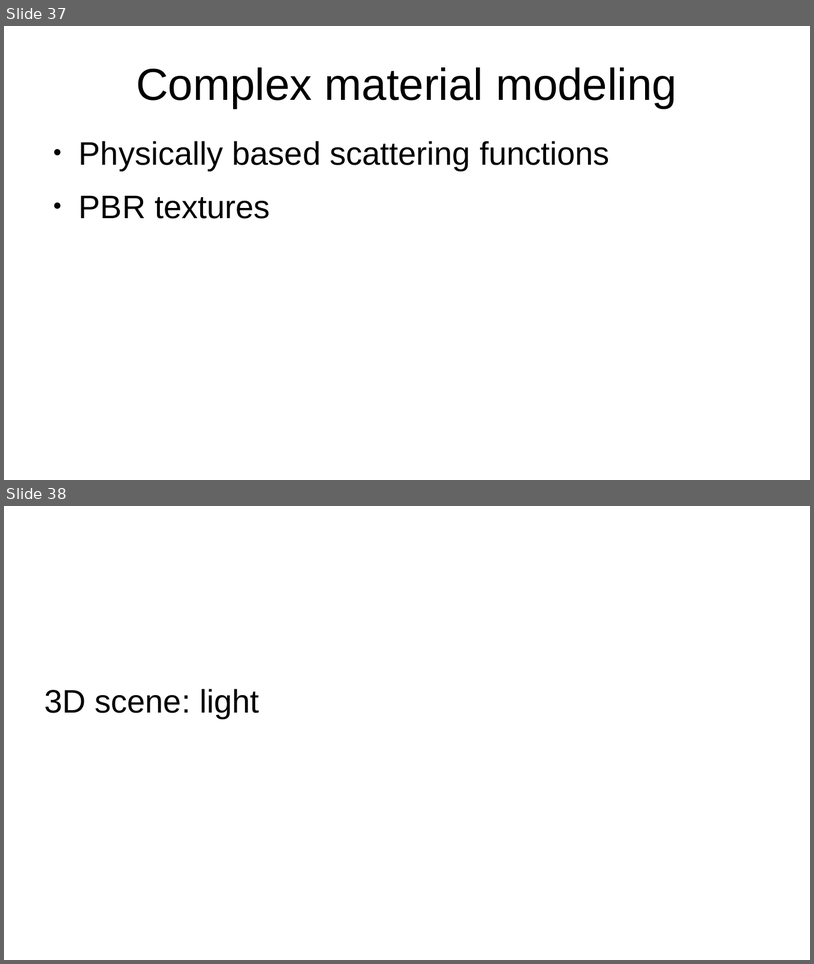
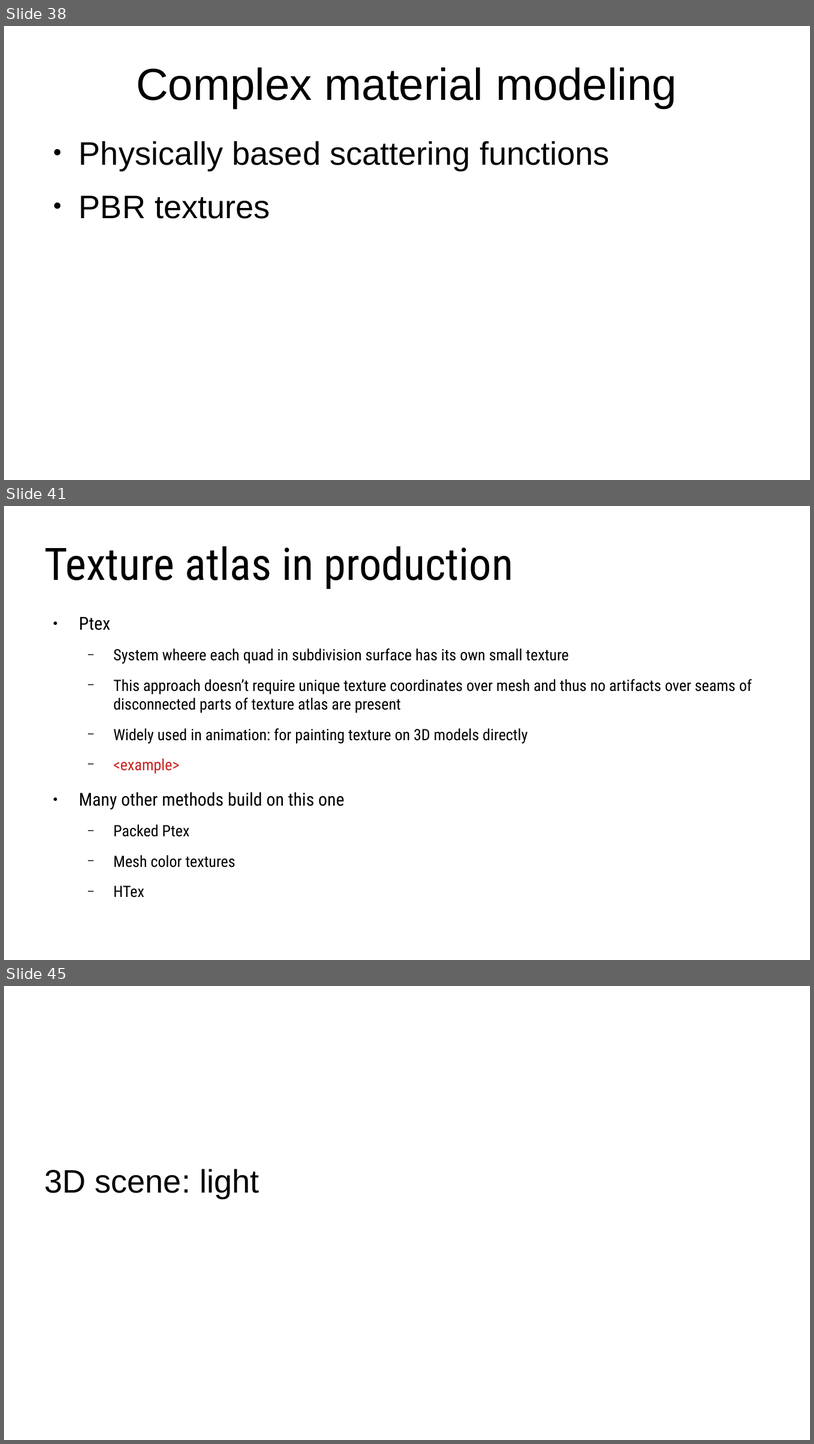
Before and after one commit to lorentzo/IntroductionToComputerGraphics, a slide deck: lectures/6_more_3D_scene/1_intro.odp. Shown one above the other, each under a label of ours: slides 37 and 38 before the commit, slides 38, 41 and 45 after it; the slides between them are not shown. The pictures are 814x964 and 814x1444 pixels, drawn with LibreOffice and Linux fonts; fonts in the diff are those of the drawing. Boxes give left, top, right and bottom in pixels: in the first picture for what was removed or moved away, otherwise in the second. Text is boxed around its words. In the diff, an @@ line names an element or a change of style, - is before the commit and + after.

```diff
--- a/lectures/6_more_3D_scene/1_intro.odp
+++ b/lectures/6_more_3D_scene/1_intro.odp
@@ slide 41 added at (4,506,810,960), background #FFFFFF @@
@@ title added at (44,546,513,589), 44 pt, text #000000 @@
+Texture atlas in production
@@ text added at (79,616,752,867), 15.4 pt, text #000000 @@
+● Ptex
+  − System wheere each quad in subdivision surface has its own small texture
+  − This approach doesn’t require unique texture coordinates over mesh and thus no artifacts over seams of disconnected parts of texture atlas are present
+  − Widely used in animation: for painting texture on 3D models directly
+  − <example>
+● Many other methods build on this one
+  − Packed Ptex
+  − Mesh color textures
+  − HTex
@@ what was slide 37 is now slide 38 @@
@@ what was slide 38 is now slide 45 @@
```
Also in this commit, not shown: 6 other slides added, 5 other files.
